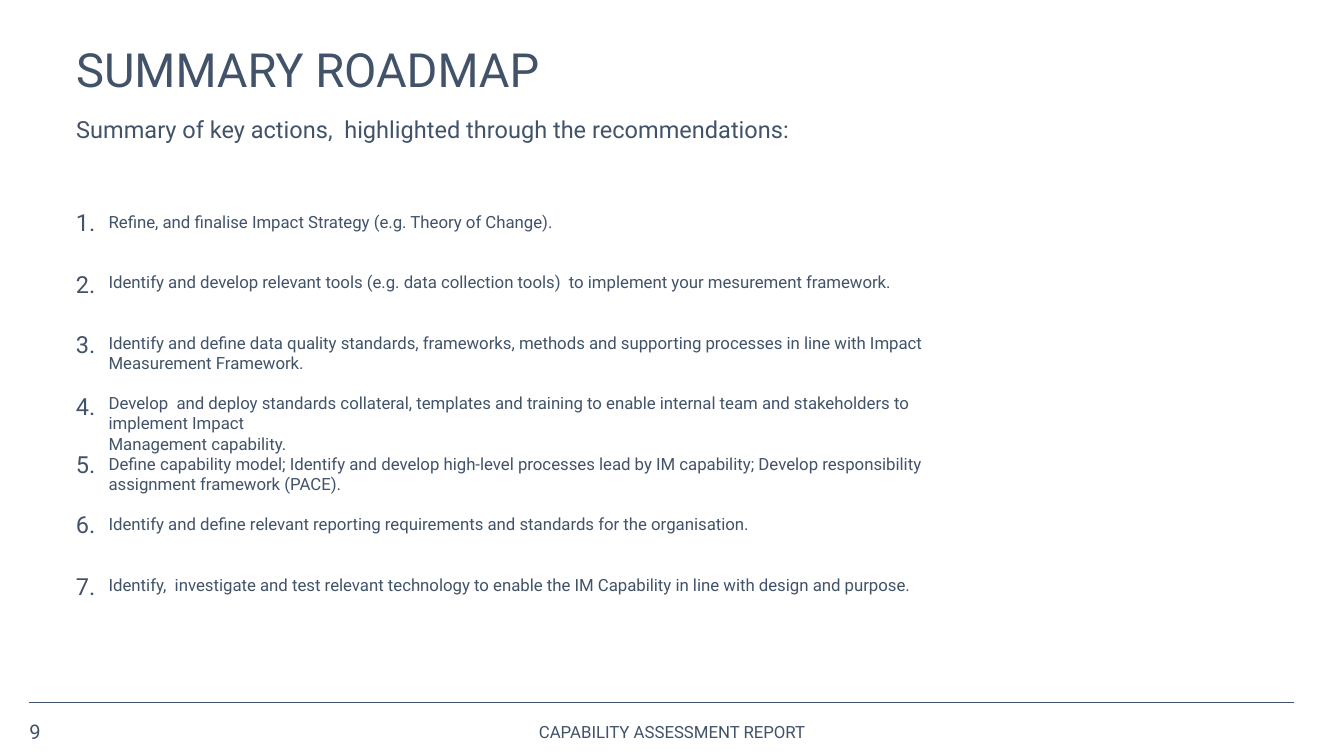
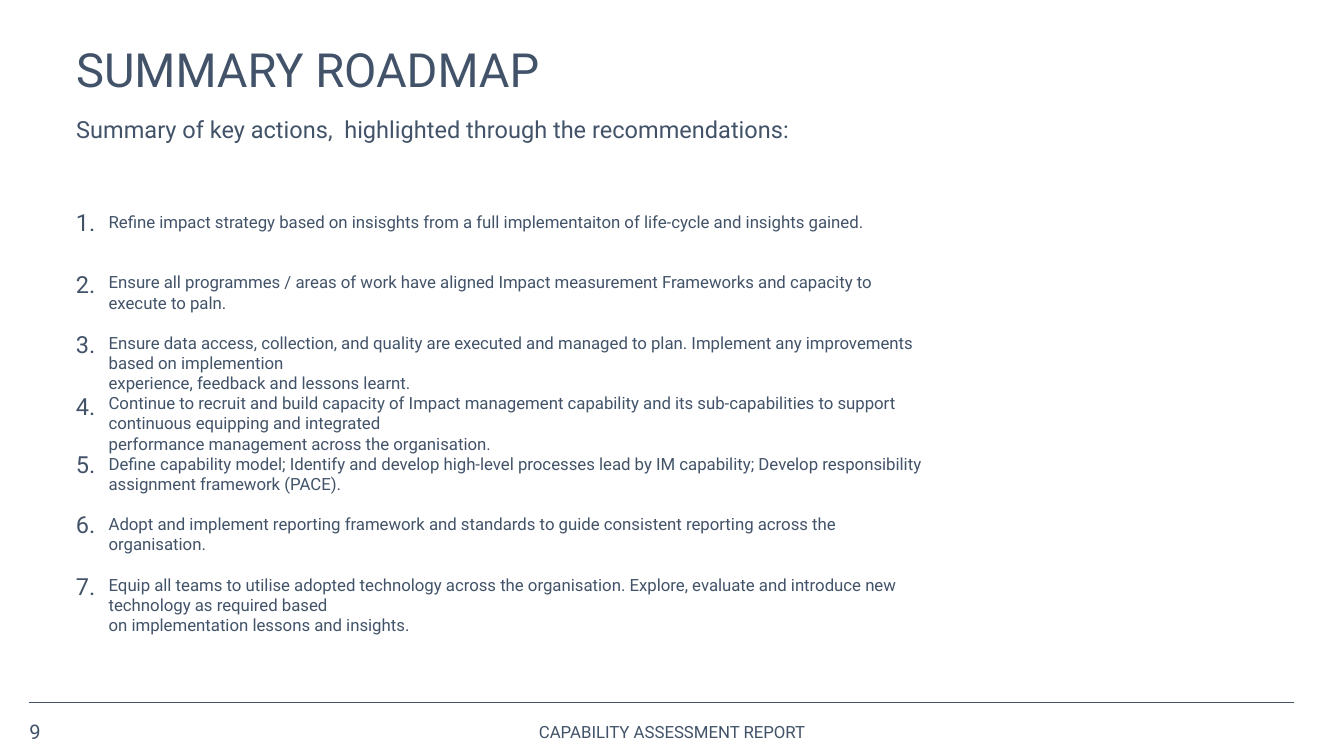
Before and after one commit to opus-meum/power-automate, a slide deck: slide 9 of Capability Assessment Report.pptx. Drawn at 1344x756 pixels with LibreOffice and Linux fonts; fonts in the diff are those of the drawing; background and template pictures are left out. Boxes give left, top, right and bottom in pixels: in the first picture for what was removed or moved away, otherwise in the second. Text is boxed around its words. In the diff, an @@ line names an element or a change of style, - is before the commit and + after.

```diff
--- a/Capability Assessment Report.pptx
+++ b/Capability Assessment Report.pptx
@@ text at (109,215,864,232): text changed @@
-Refine, and finalise Impact Strategy (e.g. Theory of Change).
+Refine impact strategy based on insisghts from a full implementaiton of life-cycle and insights gained.
@@ text at (109,275,872,313): text changed @@
-Identify and develop relevant tools (e.g. data collection tools) to implement your mesurement framework.
+Ensure all programmes / areas of work have aligned Impact measurement Frameworks and capacity to execute to paln.
@@ text at (109,336,913,393): text changed @@
-Identify and define data quality standards, frameworks, methods and supporting processes in line with Impact Measurement Framework.
+Ensure data access, collection, and quality are executed and managed to plan. Implement any improvements based on implemention
+experience, feedback and lessons learnt.
@@ text at (109,396,896,454): text changed @@
-Develop and deploy standards collateral, templates and training to enable internal team and stakeholders to implement Impact
-Management capability.
+Continue to recruit and build capacity of Impact management capability and its sub-capabilities to support continuous equipping and integrated
+performance management across the organisation.
@@ text at (109,517,836,554): text changed @@
-Identify and define relevant reporting requirements and standards for the organisation.
+Adopt and implement reporting framework and standards to guide consistent reporting across the organisation.
@@ text at (109,578,896,635): text changed @@
-Identify, investigate and test relevant technology to enable the IM Capability in line with design and purpose.
+Equip all teams to utilise adopted technology across the organisation. Explore, evaluate and introduce new technology as required based
+on implementation lessons and insights.
```
Also in this commit, not shown: 9 other slides changed, 19 other files.
